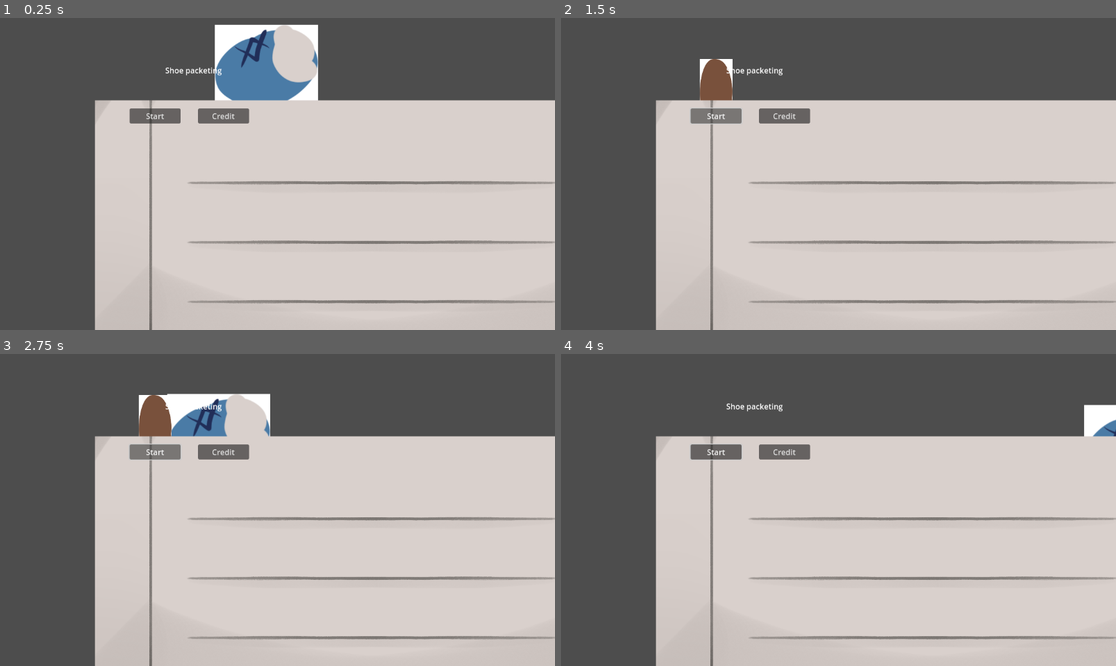
Above: before the commit, frames 1-4 (two rows, left to right).
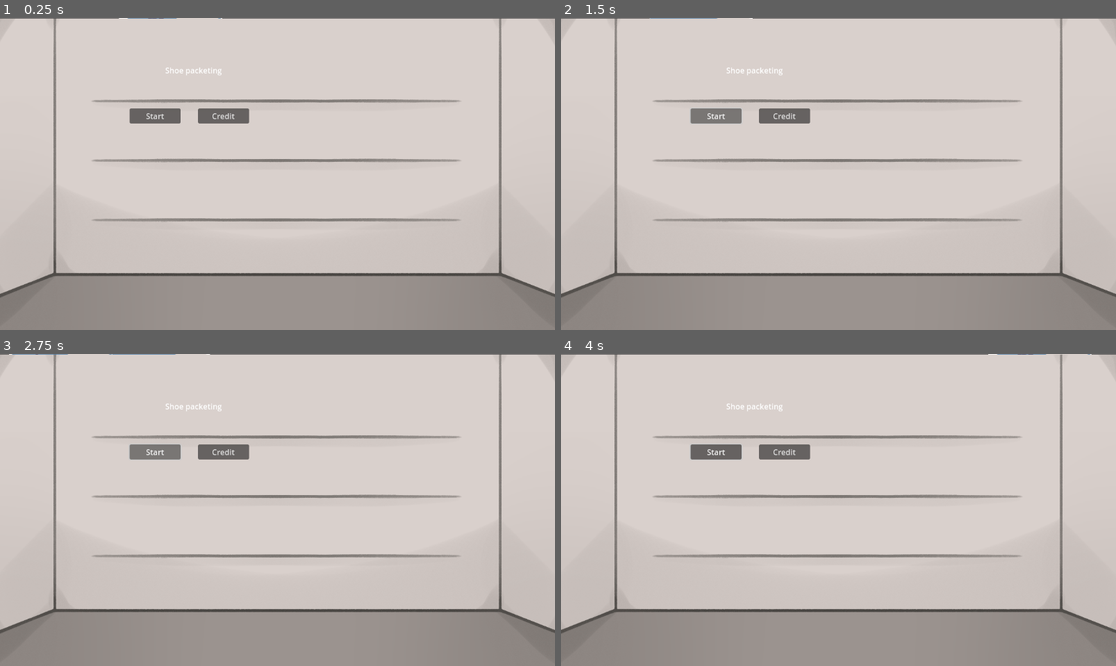
Above: after the commit, the same moments.

Repository: lophtix/winter-game-jam-2024
Game: Godot game, scene res://Scenes/Engine.tscn
Same seed, same stepped clock (60 frames per second), same inputs: the game is played once before the commit and once after it.
Inputs (mouse positions are in pixels of both pictures, inside the frame that each line leads up to):
- Up to frame 1 (0.25 s): no input
- Up to frame 2 (1.5 s): click "Start" at 0.5 s; click "Start" at 1.25 s
- Up to frame 3 (2.75 s): click "Start" at 2 s
- Up to frame 4 (4 s): move the mouse to (960, 494) at 2.77 s; tap Enter at 3.5 s; move the mouse to (727, 525) at 3.52 s

The runs differ from the first frame. In frame 1, 56% of the frame differs, in the area x 0-100%, y 0-100%; in frame 2, 57%; in frame 3, 56%; in frame 4, 57%.

Commit message:
Fix position

Diff:
--- a/godot/Scenes/Engine.tscn
+++ b/godot/Scenes/Engine.tscn
@@ -6,7 +6,6 @@
 [node name="Engine" type="Node2D"]
 
 [node name="Game" parent="." instance=ExtResource("1_fl6fb")]
-position = Vector2(199.023, 169.848)
 
 [node name="Menu" parent="." instance=ExtResource("2_4rem4")]
 offset_left = 199.023
